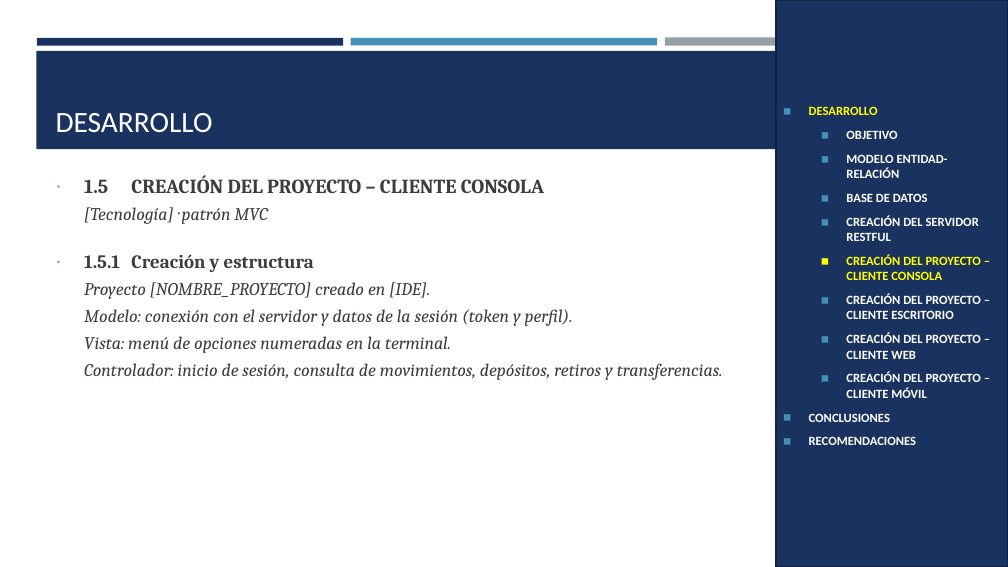
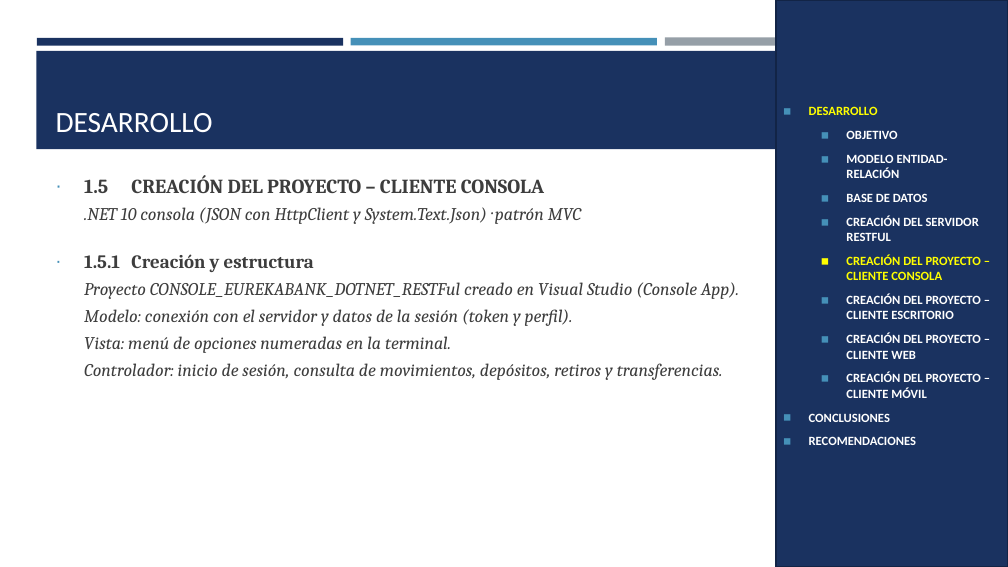
Before and after one commit to IMarcusDev/TI.1.4.-PAO202651_RESTFUL_DOTNET_CONBDD_NRC36883_GR04, a slide deck: slide 13 of 05. DOCUMENTACION/PRESENTACION TI.1.4. RESTFUL con BDD en DOTNET GR4.pptx. Drawn at 1008x567 pixels with LibreOffice and Linux fonts; fonts in the diff are those of the drawing. Boxes give left, top, right and bottom in pixels: in the first picture for what was removed or moved away, otherwise in the second. Text is boxed around its words. In the diff, an @@ line names an element or a change of style, - is before the commit and + after.

```diff
--- a/05. DOCUMENTACION/PRESENTACION TI.1.4. RESTFUL con BDD en DOTNET GR4.pptx
+++ b/05. DOCUMENTACION/PRESENTACION TI.1.4. RESTFUL con BDD en DOTNET GR4.pptx
@@ text at (84,207,581,224): text changed @@
-[Tecnología] · patrón MVC
+.NET 10 consola (JSON con HttpClient y System.Text.Json) · patrón MVC
@@ text at (84,282,739,299): text changed @@
-Proyecto [NOMBRE_PROYECTO] creado en [IDE].
+Proyecto CONSOLE_EUREKABANK_DOTNET_RESTFul creado en Visual Studio (Console App).
```
Also in this commit, not shown: 19 other slides changed, 4 slides added.
